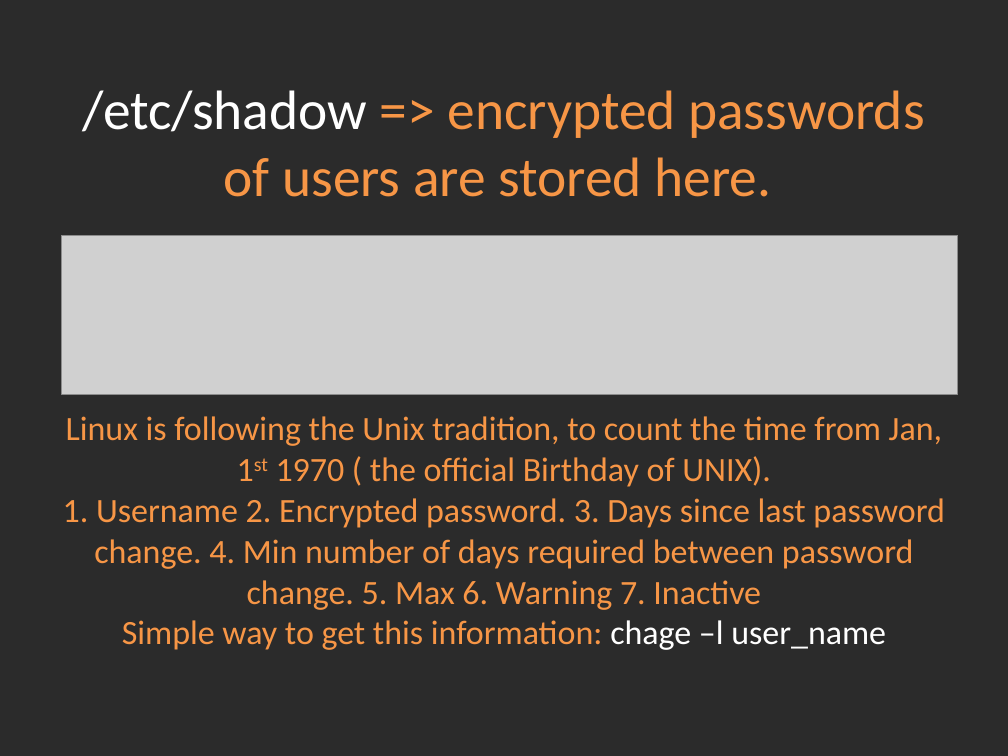
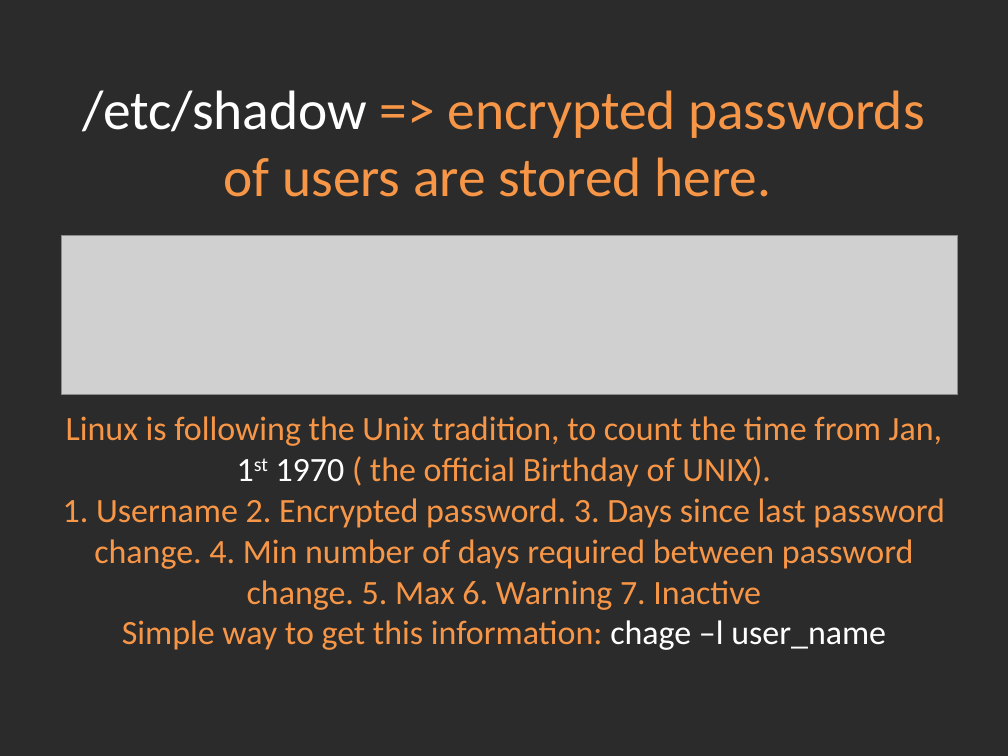
Before and after one commit to Academy-Soft-Intellect/Linux-Course, a slide deck: slide 5 of 4.Users_And_UsersGroups/04-UsersAndUsersGroups.pptx (slide 3 before the commit). Drawn at 1008x756 pixels with LibreOffice and Linux fonts; fonts in the diff are those of the drawing; grey boxes stand for pictures; background and template pictures are left out; a plain dark background stands for a picture behind light text. Boxes give left, top, right and bottom in pixels: in the first picture for what was removed or moved away, otherwise in the second. Text is boxed around its words. In the diff, an @@ line names an element or a change of style, - is before the commit and + after.

Commit message:
users and groups.

```diff
--- a/4.Users_And_UsersGroups/04-UsersAndUsersGroups.pptx
+++ b/4.Users_And_UsersGroups/04-UsersAndUsersGroups.pptx
@@ title "/etc/shadow => encrypted passwords of ..." at [63,90,944,650]: text colour #F79646 to #FFFFFF in "1st 1970" @@
```
Also in this commit, not shown: 3 other slides changed, 3 slides added, 1 other file.
